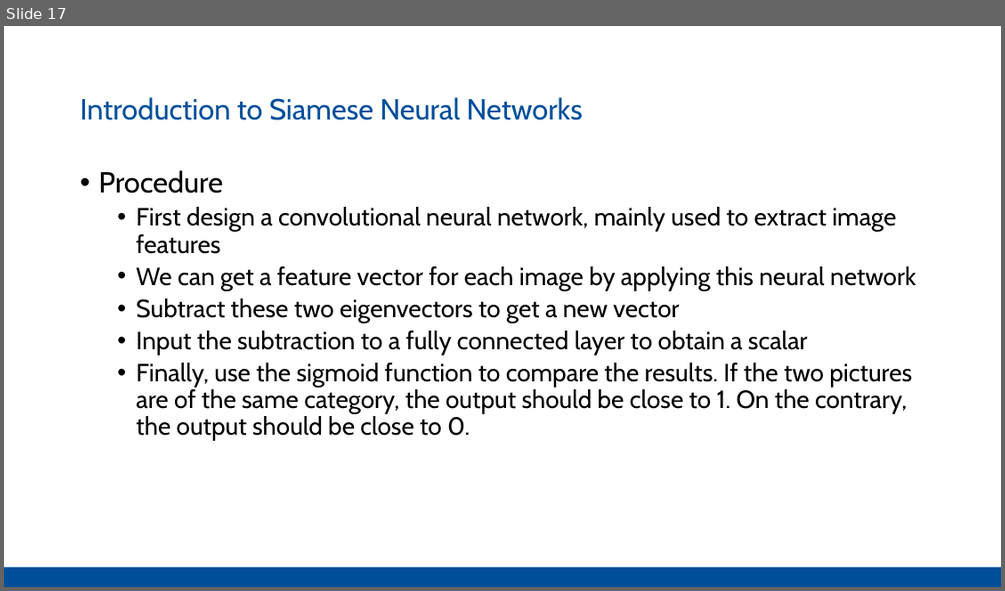
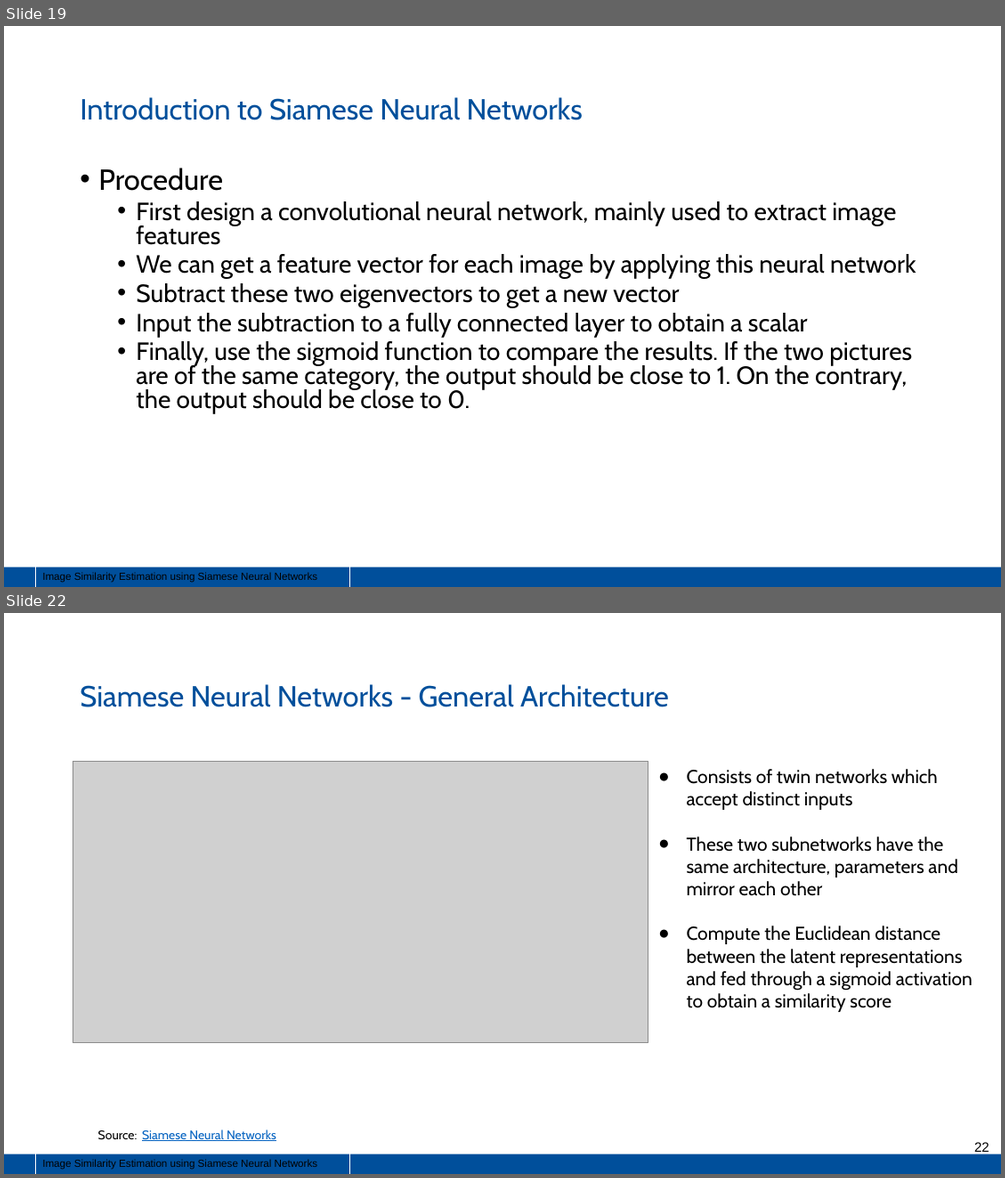
Before and after one commit to Pathi-rao/Image-Similarity-Estimation-using-Siamese-Neural-Networks, a slide deck: presentation.pptx. Shown one above the other, each under a label of ours: slide 17 before the commit, slides 19 and 22 after it; the slides between them are not shown. The pictures are 1005x591 and 1005x1178 pixels, drawn with LibreOffice and Linux fonts; fonts in the diff are those of the drawing; grey boxes stand for pictures. Boxes give left, top, right and bottom in pixels: in the first picture for what was removed or moved away, otherwise in the second. Text is boxed around its words. In the diff, an @@ line names an element or a change of style, - is before the commit and + after.

```diff
--- a/presentation.pptx
+++ b/presentation.pptx
@@ slide 22 added at <box>4,613,1001,1174</box>, background #FFFFFF; not listed: 1 template element that a slide beside it also shows @@
@@ text added at <box>80,684,669,707</box>, 28 pt, text #004F9B @@
+Siamese Neural Networks - General Architecture
@@ picture added at <box>73,761,647,1043</box> @@
@@ text added at <box>687,769,972,1012</box>, 18 pt, text #000000 @@
+● Consists of twin networks which accept distinct inputs
+● These two subnetworks have the same architecture, parameters and mirror each other
+● Compute the Euclidean distance between the latent representations and fed through a sigmoid activation to obtain a similarity score
@@ text added at <box>98,1129,276,1141</box>, 12 pt, text #0563C1, underline @@
+Source: Siamese Neural Networks
@@ page number added at <box>974,1142,989,1155</box>, 13 pt, text #000000 @@
+22
@@ rectangle added at <box>35,1153,350,1174</box>, outline #FFFFFF 0.75 pt, 10 pt, text #000000 @@
+Image Similarity Estimation using Siamese Neural Networks
@@ what was slide 17 is now slide 19 @@
@@ slide 19 changed as well @@
@@ text "Procedure" at <box>98,168,915,414</box>: line spacing 0.9 to 0.8 @@
@@ rectangle added at <box>35,566,350,587</box>, outline #FFFFFF 0.75 pt, 10 pt, text #000000 @@
+Image Similarity Estimation using Siamese Neural Networks
```
Also in this commit, not shown: 11 other slides changed, 21 other slides added, 5 slides removed.
